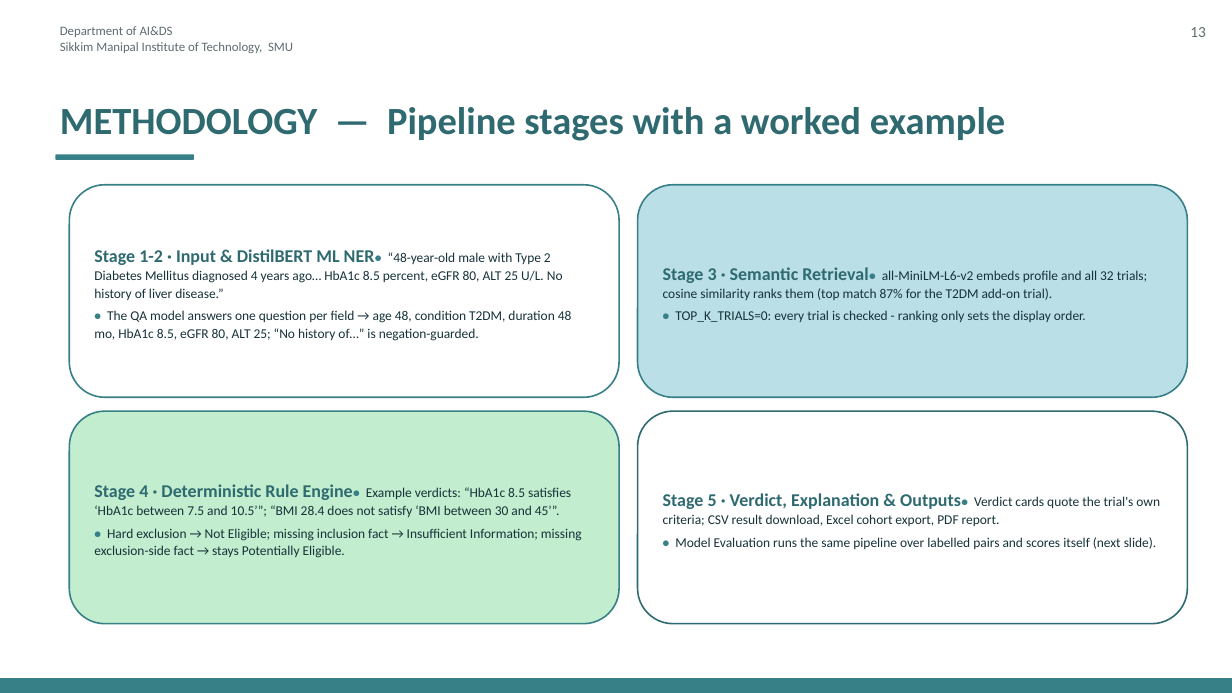
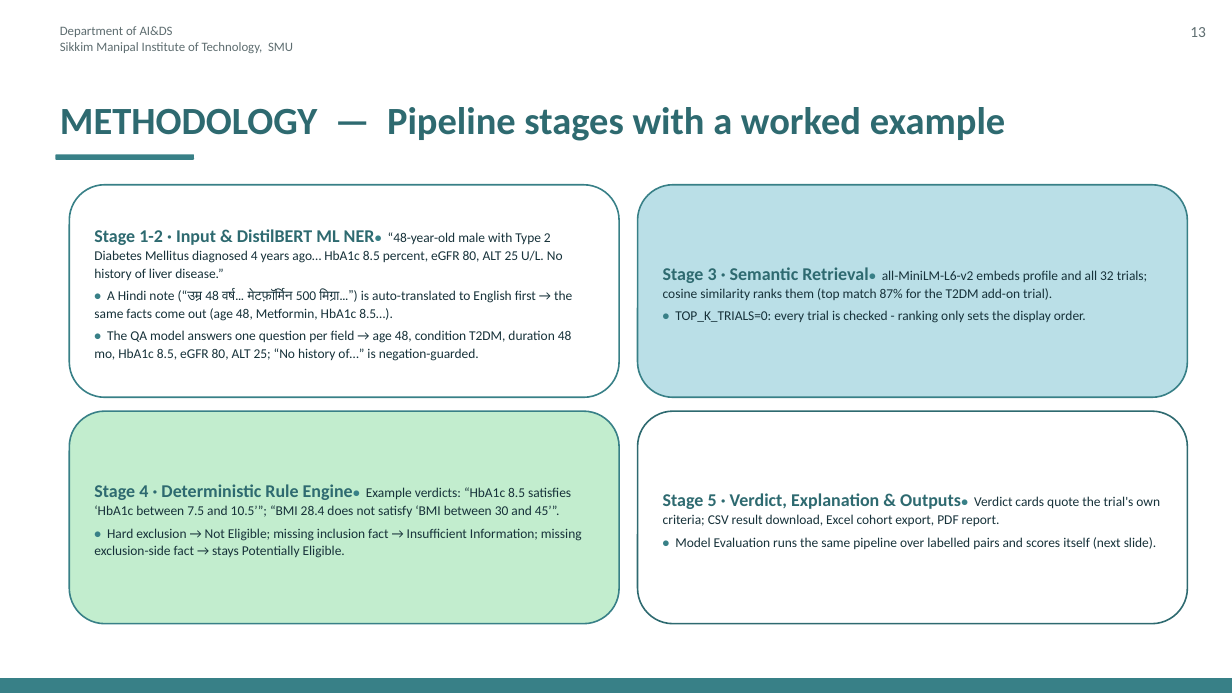
Before and after one commit to PragyaJ23/CTQ, a slide deck: slide 15 of CTQ_Presentation.pptx. Drawn at 1232x693 pixels with LibreOffice and Linux fonts; fonts in the diff are those of the drawing. Boxes give left, top, right and bottom in pixels: in the first picture for what was removed or moved away, otherwise in the second. Text is boxed around its words. In the diff, an @@ line names an element or a change of style, - is before the commit and + after.

```diff
--- a/CTQ_Presentation.pptx
+++ b/CTQ_Presentation.pptx
@@ text in rounded rectangle at [94,290,572,321]: paragraph added @@
+• A Hindi note (“उम्र 48 वर्ष… मेटफ़ॉर्मिन 500 मिग्रा…”) is auto-translated to English first → the same facts come out (age 48, Metformin, HbA1c 8.5…).
```
Also in this commit, not shown: 9 other slides changed, 31 other files.
